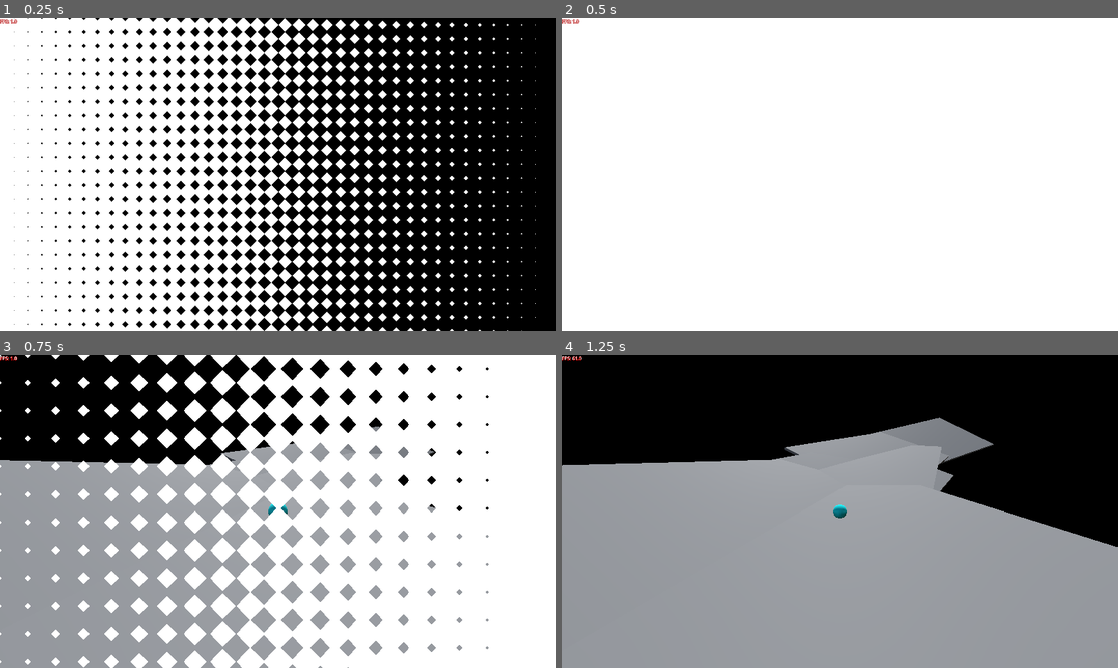
Above: before the commit, frames 1-4 (two rows, left to right).
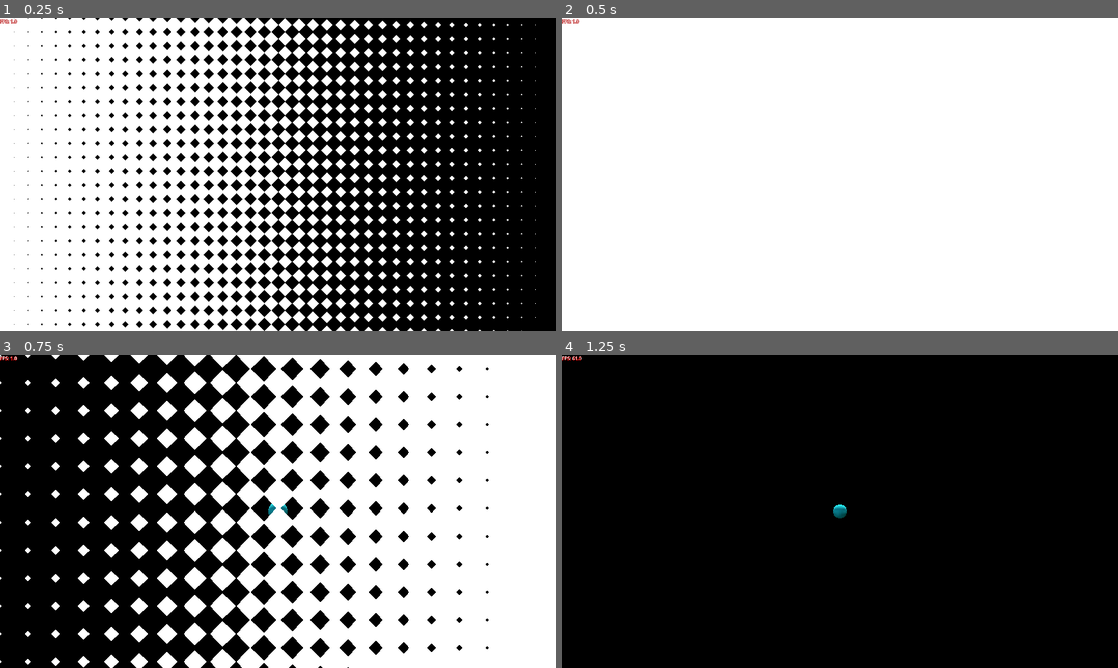
Above: after the commit, the same moments.

Repository: Cami-Cat/Dink-2026
Game: Godot game, scene res://Scenes/Core/GameCore/game_core.tscn
Two runs of this game, one before a commit and one after it. Both use one fixed random seed, a clock stepped at 60 frames per second and the inputs below.
Inputs (mouse positions are in pixels of both pictures, inside the frame that each line leads up to):
- Up to frame 1 (0.25 s): no input
- Up to frame 2 (0.5 s): no input
- Up to frame 3 (0.75 s): move the mouse to (400, 495) at 0.52 s; click (400, 495) at 0.6 s
- Up to frame 4 (1.25 s): no input

Frames 1-2 are identical in both runs. In frame 3, 29% of the frame differs, in the area x 0-88%, y 22-100%; in frame 4, 63%, in the area x 0-100%, y 20-100%.

Commit message:
add player spawn point

Diff:
--- a/Scenes/BaseScene/scene_base_3d.tscn
+++ b/Scenes/BaseScene/scene_base_3d.tscn
@@ -5,12 +5,6 @@
 [ext_resource type="Script" uid="uid://djivrtbh6jgne" path="res://Scripts/Class/Utility/auto_layer.gd" id="3_rlg4h"]
 [ext_resource type="Script" uid="uid://bone4bbujrn2j" path="res://Scripts/Viewports/Camera/main_camera.gd" id="3_sg2g5"]
 [ext_resource type="PackedScene" uid="uid://pq2w1b0i2cjw" path="res://Scenes/Pawn/character_controller.tscn" id="4_gdcde"]
-
-[sub_resource type="BoxMesh" id="BoxMesh_amx8r"]
-size = Vector3(53.241104, 1, 115.62387)
-
-[sub_resource type="ConvexPolygonShape3D" id="ConvexPolygonShape3D_gdcde"]
-points = PackedVector3Array(-27.53825, -1.417649, -58.729546, 27.520702, 2.2529476, 58.729546, 27.520702, -1.417649, 58.729546, 27.520702, 2.2529476, -58.729546, -27.53825, 2.2529476, 58.729546, -27.53825, -1.417649, 58.729546, 27.520702, -1.417649, -58.729546, -27.53825, 2.2529476, -58.729546)
 
 [sub_resource type="ProceduralSkyMaterial" id="ProceduralSkyMaterial_ew1vx"]
 
@@ -24,14 +18,6 @@
 [node name="scene_base_3d" type="Node3D" unique_id=1135517044]
 script = ExtResource("2_01f7x")
 
-[node name="World Origin" type="Node3D" parent="." unique_id=1793727043]
-script = ExtResource("2_ae3c4")
-
-[node name="Main Camera" type="Camera3D" parent="." unique_id=2061059013 node_paths=PackedStringArray("follow_target") groups=["MainCamera"]]
-transform = Transform3D(1, 0, 0, 0, 1, 0, 0, 0, 1, 0, 0, 4.9191556)
-script = ExtResource("3_sg2g5")
-follow_target = NodePath("../Character Controller")
-
 [node name="UpperSceneCanvas" type="CanvasLayer" parent="." unique_id=1367143488]
 script = ExtResource("3_rlg4h")
 _layer = 3
@@ -40,64 +26,20 @@
 script = ExtResource("3_rlg4h")
 _layer = 4
 
-[node name="MeshInstance3D" type="MeshInstance3D" parent="." unique_id=471341396]
-transform = Transform3D(1, 0, 0, 0, 1, 0, 0, 0, 1, -3.511917, -3.723068, 4.2829685)
-mesh = SubResource("BoxMesh_amx8r")
+[node name="World Origin" type="Node3D" parent="." unique_id=1793727043]
+script = ExtResource("2_ae3c4")
 
-[node name="StaticBody3D" type="StaticBody3D" parent="MeshInstance3D" unique_id=165956257]
+[node name="Level" type="Node3D" parent="World Origin" unique_id=2076807864]
 
-[node name="CollisionShape3D" type="CollisionShape3D" parent="MeshInstance3D/StaticBody3D" unique_id=389126780]
-shape = SubResource("ConvexPolygonShape3D_gdcde")
-
-[node name="MeshInstance3D2" type="MeshInstance3D" parent="." unique_id=1653607017]
-transform = Transform3D(0.9542608, 0.24527782, -0.17095315, -0.25143218, 0.967759, -0.014986988, 0.16176549, 0.05728464, 0.98516524, -3.511917, -3.723068, -21.476126)
-mesh = SubResource("BoxMesh_amx8r")
-
-[node name="StaticBody3D" type="StaticBody3D" parent="MeshInstance3D2" unique_id=1710835528]
-
-[node name="CollisionShape3D" type="CollisionShape3D" parent="MeshInstance3D2/StaticBody3D" unique_id=713038558]
-shape = SubResource("ConvexPolygonShape3D_gdcde")
-
-[node name="MeshInstance3D3" type="MeshInstance3D" parent="." unique_id=799634289]
-transform = Transform3D(0.78551495, 0.19498816, -0.5873208, -0.34200394, 0.92774504, -0.14940709, 0.5157513, 0.31822753, 0.79544437, 3.277279, -3.723068, -58.872604)
-mesh = SubResource("BoxMesh_amx8r")
-
-[node name="StaticBody3D" type="StaticBody3D" parent="MeshInstance3D3" unique_id=1376576393]
-
-[node name="CollisionShape3D" type="CollisionShape3D" parent="MeshInstance3D3/StaticBody3D" unique_id=1876859551]
-shape = SubResource("ConvexPolygonShape3D_gdcde")
-
-[node name="MeshInstance3D4" type="MeshInstance3D" parent="." unique_id=1456799347]
-transform = Transform3D(0.90182203, 0, -0.43210763, -0.079400666, 0.9829726, -0.16571166, 0.42474997, 0.18375206, 0.8864664, 19.228373, 4.675125, -88.25996)
-mesh = SubResource("BoxMesh_amx8r")
-
-[node name="StaticBody3D" type="StaticBody3D" parent="MeshInstance3D4" unique_id=1903773516]
-
-[node name="CollisionShape3D" type="CollisionShape3D" parent="MeshInstance3D4/StaticBody3D" unique_id=1895118386]
-shape = SubResource("ConvexPolygonShape3D_gdcde")
-
-[node name="MeshInstance3D5" type="MeshInstance3D" parent="." unique_id=2098470035]
-transform = Transform3D(0.79067326, 0.1964438, -0.5798667, -0.34972626, 0.9223125, -0.16441132, 0.5025207, 0.33279032, 0.79794943, 30.359074, 8.943707, -111.09453)
-mesh = SubResource("BoxMesh_amx8r")
-
-[node name="StaticBody3D" type="StaticBody3D" parent="MeshInstance3D5" unique_id=2122612596]
-
-[node name="CollisionShape3D" type="CollisionShape3D" parent="MeshInstance3D5/StaticBody3D" unique_id=572291391]
-shape = SubResource("ConvexPolygonShape3D_gdcde")
-
-[node name="MeshInstance3D6" type="MeshInstance3D" parent="." unique_id=1625809444]
-transform = Transform3D(0.4855346, 0.038336053, -0.8733765, -0.484017, 0.8437319, -0.23204385, 0.72799987, 0.5353943, 0.42821637, 52.64102, 14.601672, -141.36153)
-mesh = SubResource("BoxMesh_amx8r")
-
-[node name="StaticBody3D" type="StaticBody3D" parent="MeshInstance3D6" unique_id=296266112]
-
-[node name="CollisionShape3D" type="CollisionShape3D" parent="MeshInstance3D6/StaticBody3D" unique_id=2125102429]
-shape = SubResource("ConvexPolygonShape3D_gdcde")
-
-[node name="WorldEnvironment" type="WorldEnvironment" parent="." unique_id=333920919]
+[node name="WorldEnvironment" type="WorldEnvironment" parent="World Origin" unique_id=333920919]
 environment = SubResource("Environment_amx8r")
 
-[node name="DirectionalLight3D" type="DirectionalLight3D" parent="." unique_id=1639979146]
+[node name="DirectionalLight3D" type="DirectionalLight3D" parent="World Origin" unique_id=1639979146]
 transform = Transform3D(1, 0, 0, 0, -0.5743929, 0.81857973, 0, -0.81857973, -0.5743929, 0, 0, 0)
 
+[node name="Main Camera" type="Camera3D" parent="." unique_id=2061059013 node_paths=PackedStringArray("follow_target") groups=["MainCamera"]]
+transform = Transform3D(1, 0, 0, 0, 1, 0, 0, 0, 1, 0, 0, 4.9191556)
+script = ExtResource("3_sg2g5")
+follow_target = NodePath("../Character Controller")
+
 [node name="Character Controller" parent="." unique_id=727937802 instance=ExtResource("4_gdcde")]
--- a/Scripts/Class/Character/Character_Controller.gd
+++ b/Scripts/Class/Character/Character_Controller.gd
@@ -1,4 +1,6 @@
 class_name CharacterController extends RigidBody3D
+
+const CHARACTER_GROUP_NAME : StringName = &"Character"
 
 signal player_died()
 signal click_power_updated(to : float)
--- /dev/null
+++ b/Scripts/Class/Level/Utility/spawn_point.gd
@@ -0,0 +1,7 @@
+class_name SpawnPoint extends Node3D
+
+const SPAWN_POINT_GROUP_NAME : StringName = &"SpawnPoint"
+
+func _ready() -> void:
+	add_to_group(SPAWN_POINT_GROUP_NAME)
+	return
--- a/Scripts/Scene Management/scene_base_3d.gd
+++ b/Scripts/Scene Management/scene_base_3d.gd
@@ -3,4 +3,19 @@
 
 func _ready() -> void:
 	super()
+	_teleport_player_to_spawn_point()
 	return
+
+func _connect_player() -> void:
+	var player : CharacterController = get_tree().get_first_node_in_group(CharacterController.CHARACTER_GROUP_NAME)
+	if !player : return
+	player.player_died.connect(_teleport_player_to_spawn_point)
+	return
+
+func _teleport_player_to_spawn_point() -> void:
+	var spawn_point : SpawnPoint = get_tree().get_first_node_in_group(SpawnPoint.SPAWN_POINT_GROUP_NAME)
+	if !spawn_point : return
+	var spawn_point_position : Vector3 = spawn_point.global_position
+	var player : CharacterController = get_tree().get_first_node_in_group(CharacterController.CHARACTER_GROUP_NAME)
+	player.global_position = spawn_point_position
+	return
Not shown, added: Scripts/Class/Level/Utility/spawn_point.gd.uid
